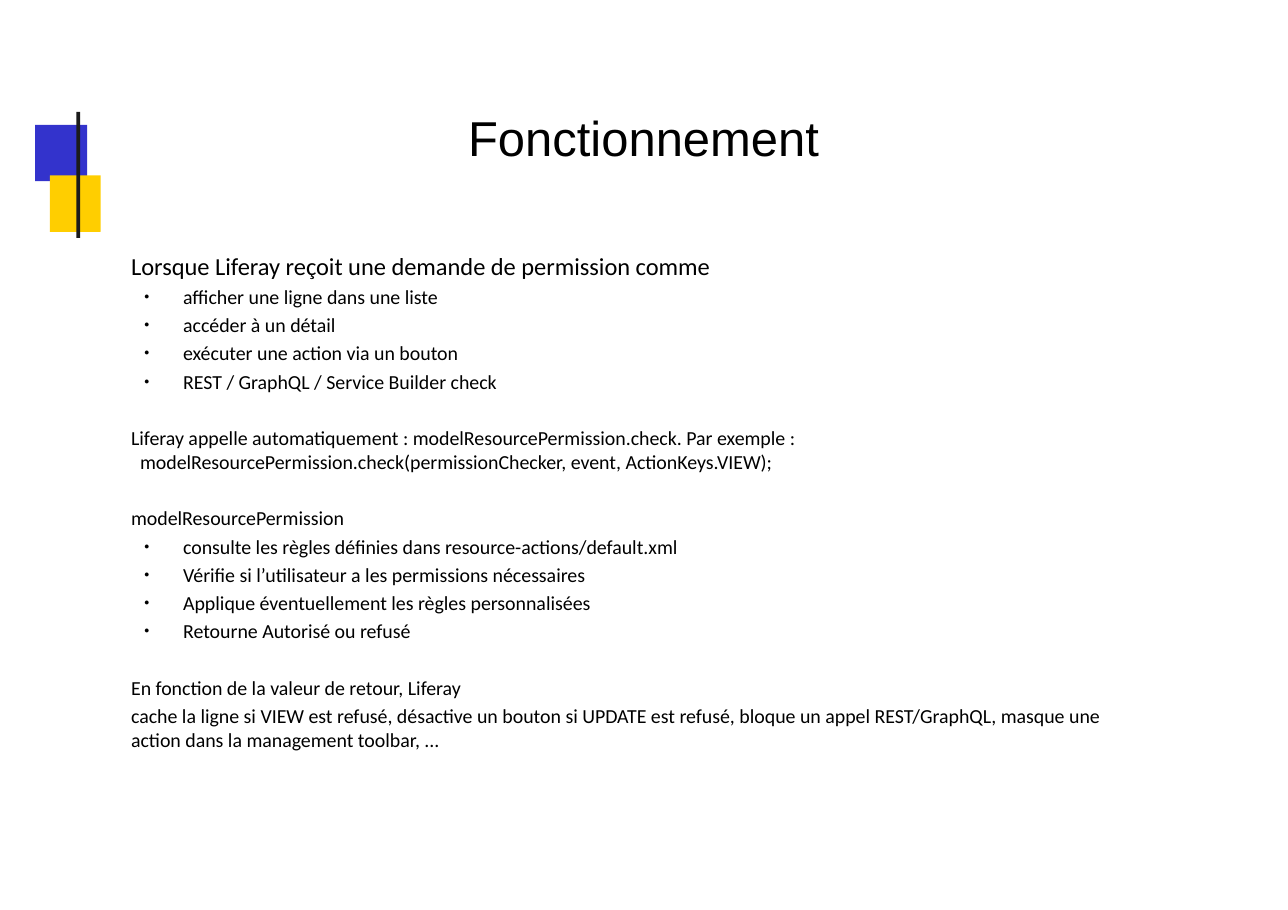
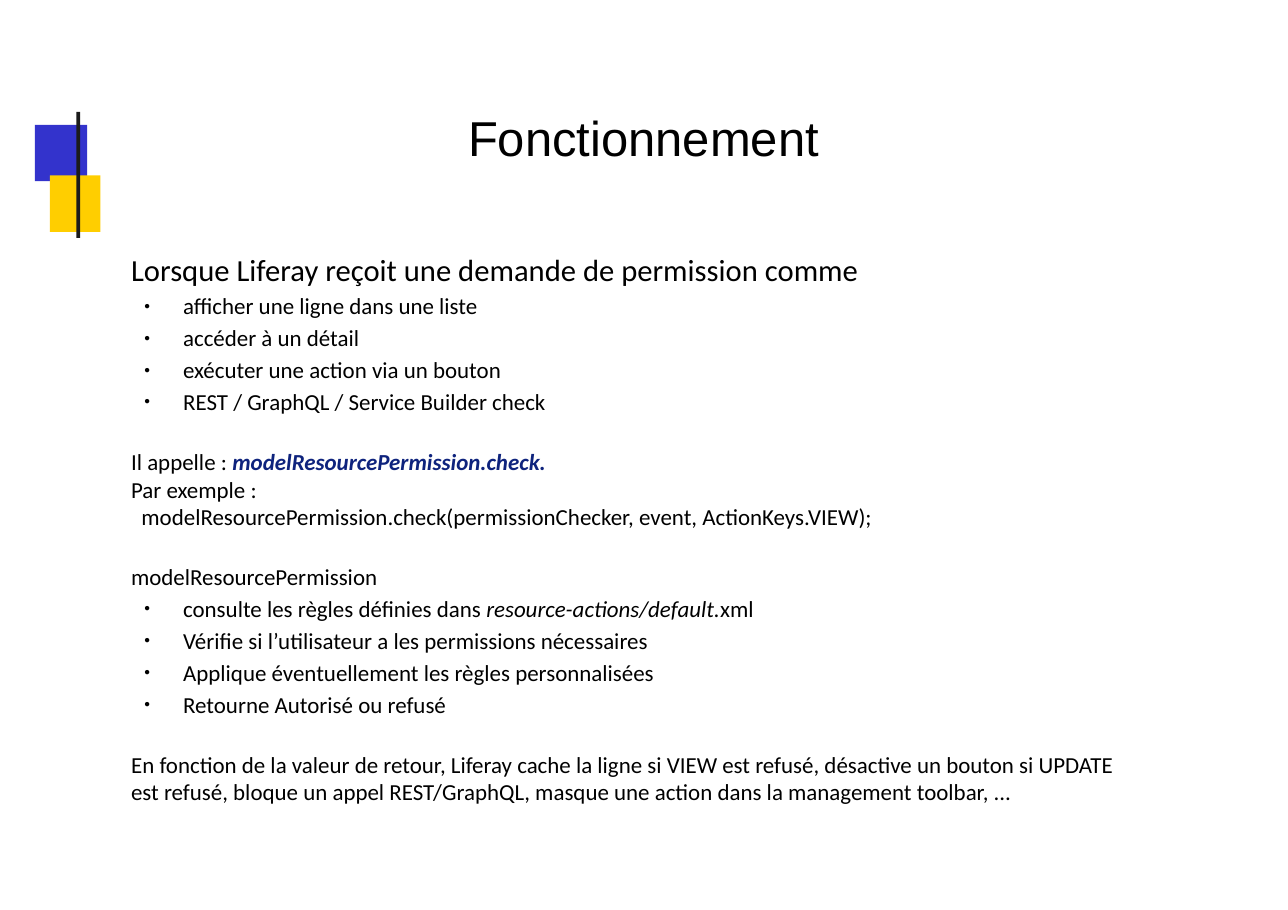
Before and after one commit to dthibau/liferay, a slide deck: slide 173 of Lrd7.pptx (slide 160 before the commit). Drawn at 1288x910 pixels with LibreOffice and Linux fonts; fonts in the diff are those of the drawing; background and template pictures are left out. Boxes give left, top, right and bottom in pixels: in the first picture for what was removed or moved away, otherwise in the second. Text is boxed around its words. In the diff, an @@ line names an element or a change of style, - is before the commit and + after.

Commit message:
Permissions

```diff
--- a/Lrd7.pptx
+++ b/Lrd7.pptx
@@ text at [131, 259, 858, 713]: size 16 to 20 pt in "Lorsque Liferay reçoit une demande de permission ..."; size 13 to 15 pt in "afficher une ligne dans une liste", "accéder à un détail", "exécuter une action via un bouton", "REST / GraphQL / Service Builder check" and 5 more places; italic on in "resource-actions/default.xml" @@
@@ text at [131, 454, 871, 529]: text changed; size 13 to 15 pt @@
-Liferay appelle automatiquement : modelResourcePermission.check. Par exemple :
-modelResourcePermission.check(permissionChecker, event, ActionKeys.VIEW);
+Il appelle : modelResourcePermission.check.
+Par exemple :
+modelResourcePermission.check(permissionChecker, event, ActionKeys.VIEW);
@@ text at [131, 757, 1113, 804]: text changed; size 13 to 15 pt @@
-En fonction de la valeur de retour, Liferay
-cache la ligne si VIEW est refusé, désactive un bouton si UPDATE est refusé, bloque un appel REST/GraphQL, masque une action dans la management toolbar, ...
+En fonction de la valeur de retour, Liferay cache la ligne si VIEW est refusé, désactive un bouton si UPDATE est refusé, bloque un appel REST/GraphQL, masque une action dans la management toolbar, ...
```
Also in this commit, not shown: 41 other slides changed, 20 slides added, 6 slides removed, 6 other files.
